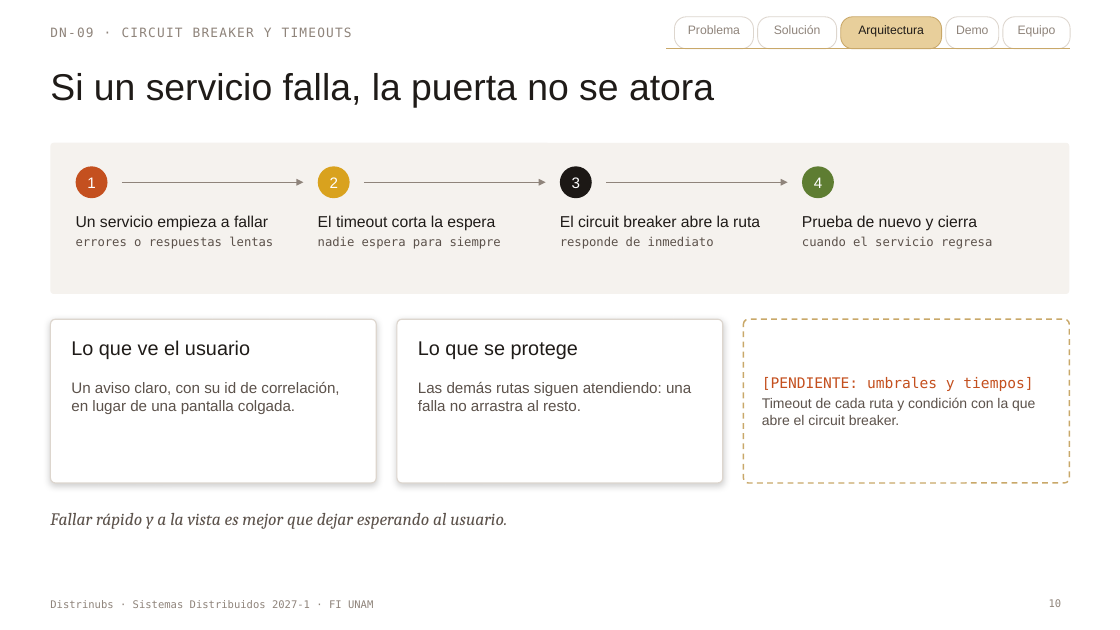
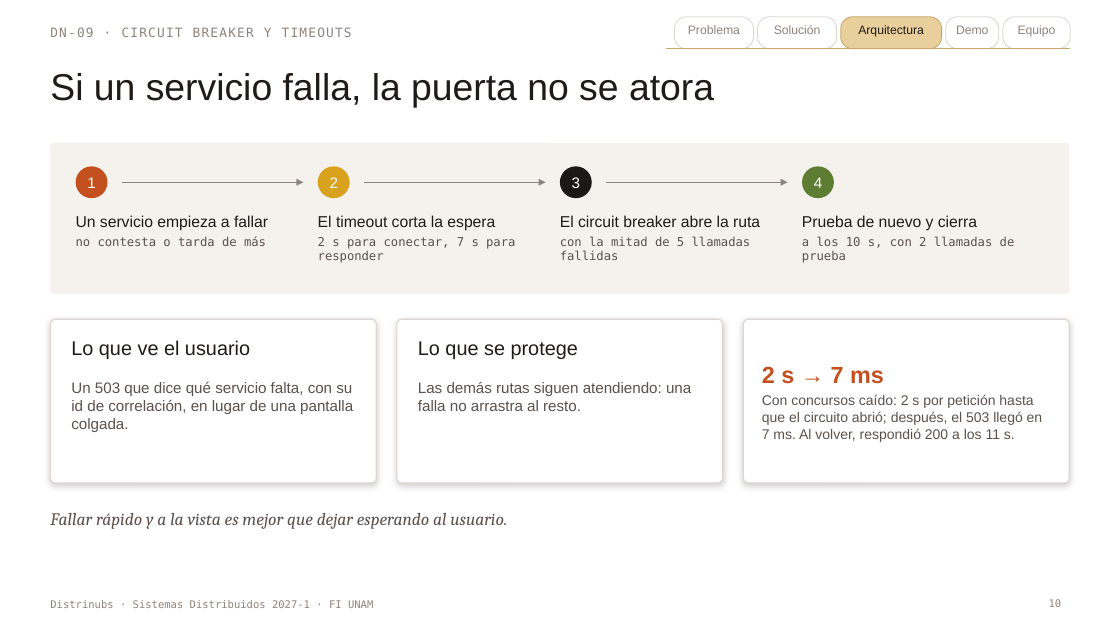
Before and after one commit to Delta2904/sd-2027-1-distrinubs, a slide deck: slide 10 of docs/pitch-distrinubs.pptx. Drawn at 1120x630 pixels with LibreOffice and Linux fonts; fonts in the diff are those of the drawing. Boxes give left, top, right and bottom in pixels: in the first picture for what was removed or moved away, otherwise in the second. Text is boxed around its words. In the diff, an @@ line names an element or a change of style, - is before the commit and + after.

Commit message:
Regenera el pitch con lo que corre en la etapa 2: números medidos, diapositiva de lo que sigue, plan B de la demo y notas del orador

```diff
--- a/docs/pitch-distrinubs.pptx
+++ b/docs/pitch-distrinubs.pptx
@@ text at [76,236,266,246]: text changed @@
-errores o respuestas lentas
+no contesta o tarda de más
@@ text at [318,237,515,263]: text changed @@
-nadie espera para siempre
+2 s para conectar, 7 s para responder
@@ text at [560,236,751,260]: text changed @@
-responde de inmediato
+con la mitad de 5 llamadas fallidas
@@ text at [802,236,1015,263]: text changed @@
-cuando el servicio regresa
+a los 10 s, con 2 llamadas de prueba
@@ rounded rectangle at [744,319,1070,483]: fill none to #FFFFFF; outline #C9A869 1.25 pt dashed to #DDD6CE 1 pt; shadow on @@
@@ text at [71,382,353,432]: text changed @@
-Un aviso claro, con su id de correlación, en lugar de una pantalla colgada.
+Un 503 que dice qué servicio falta, con su id de correlación, en lugar de una pantalla colgada.
@@ text at [762,366,1043,442]: text changed @@
-[PENDIENTE: umbrales y tiempos]
-Timeout de cada ruta y condición con la que abre el circuit breaker.
+2 s → 7 ms
+Con concursos caído: 2 s por petición hasta que el circuito abrió; después, el 503 llegó en 7 ms. Al volver, respondió 200 a los 11 s.
```
Also in this commit, not shown: 17 other slides changed, 1 slide added.
